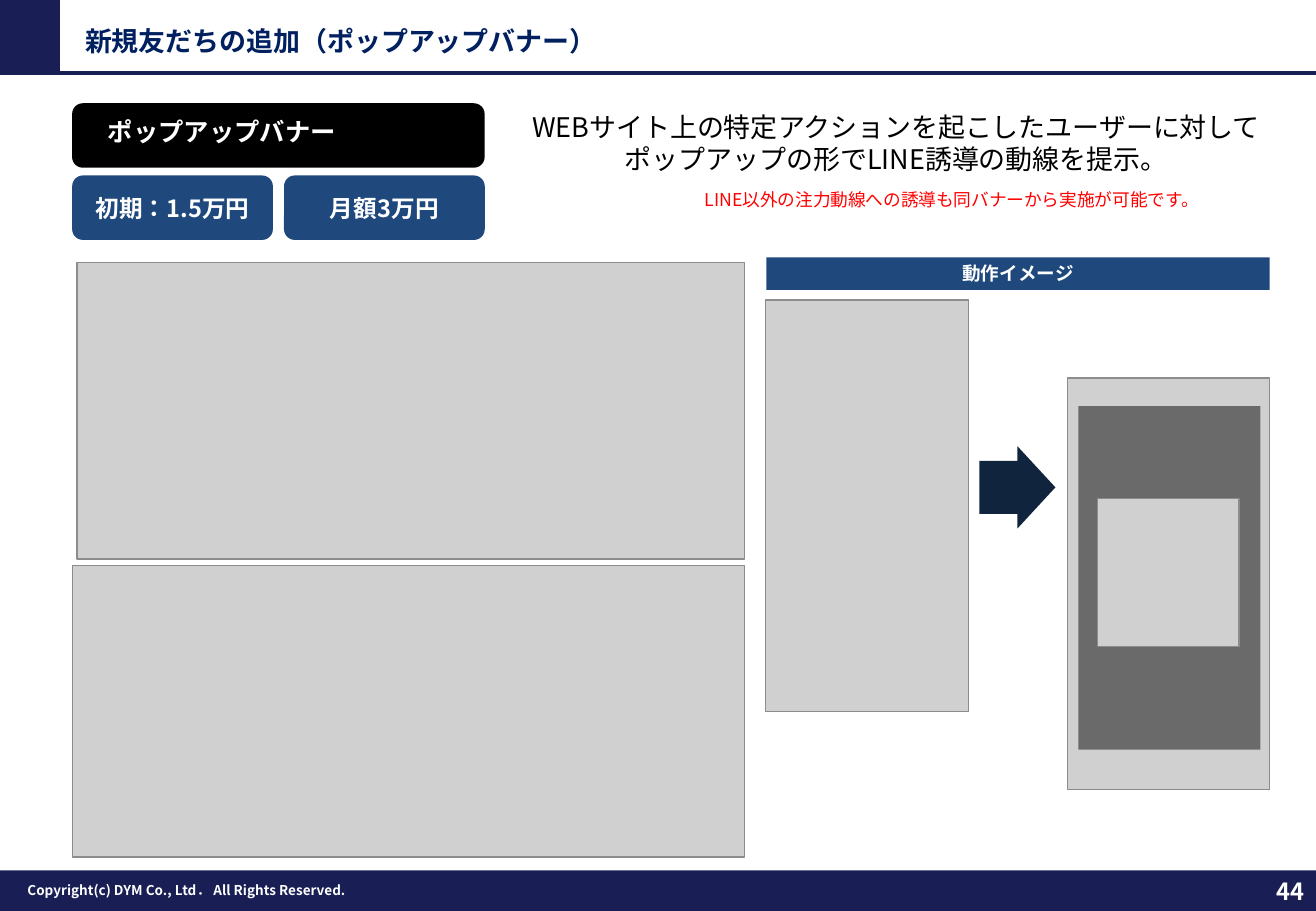
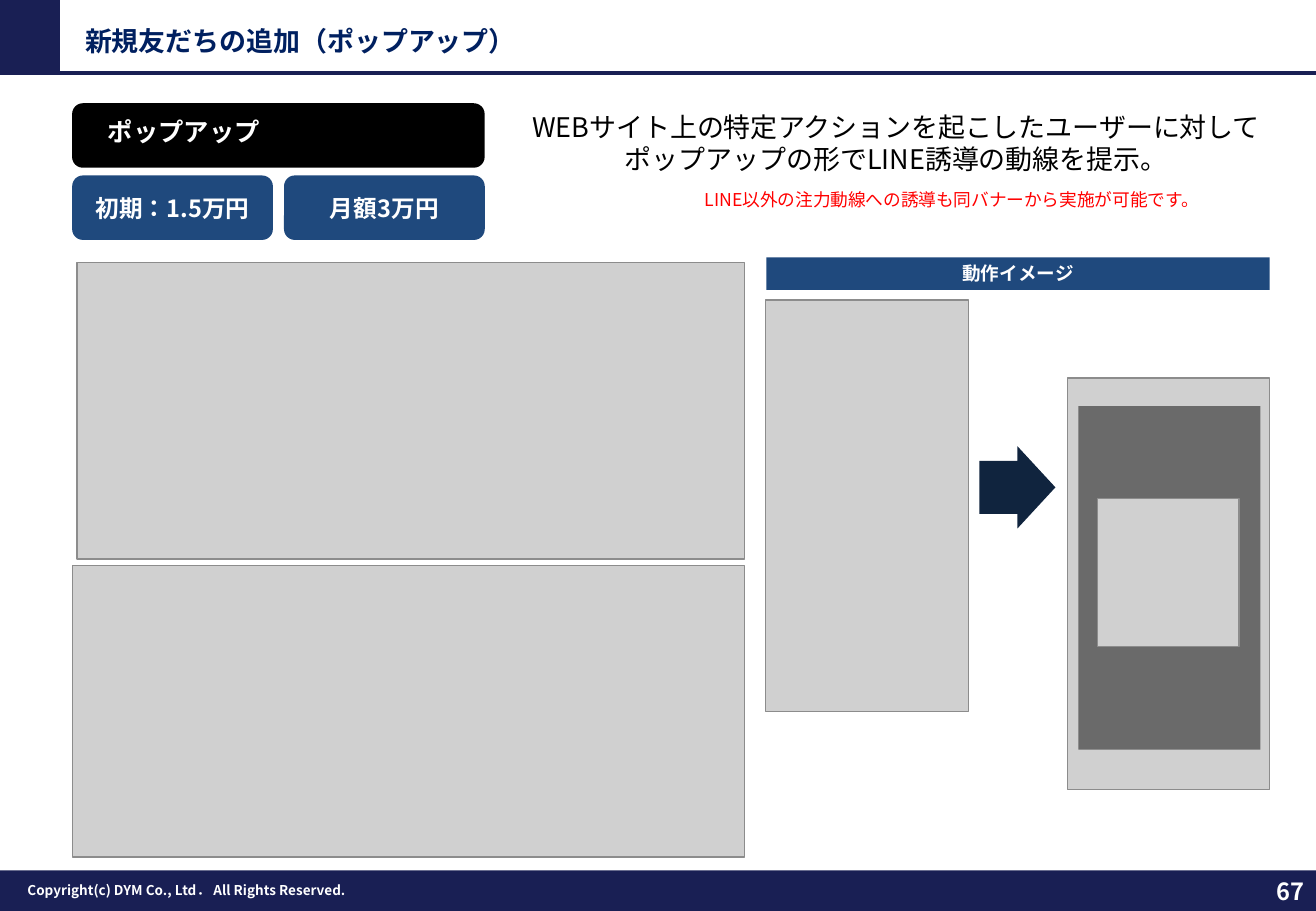
Before and after one commit to tonomura-r-dev/folder, a slide deck: slide 67 of 教育（塾）業界_LINE公式アカウント運用のご提案_新FMT版.pptx (slide 44 before the commit). Drawn at 1316x911 pixels with LibreOffice and Linux fonts; fonts in the diff are those of the drawing; grey boxes stand for pictures; background and template pictures are left out. Boxes give left, top, right and bottom in pixels: in the first picture for what was removed or moved away, otherwise in the second. Text is boxed around its words. In the diff, an @@ line names an element or a change of style, - is before the commit and + after.

```diff
--- a/教育（塾）業界_LINE公式アカウント運用のご提案_新FMT版.pptx
+++ b/教育（塾）業界_LINE公式アカウント運用のご提案_新FMT版.pptx
@@ text at box(85, 27, 516, 54): text changed @@
-新規友だちの追加（ポップアップバナー）
+新規友だちの追加（ポップアップ）
@@ text at box(108, 119, 260, 144): text changed @@
-ポップアップバナー
+ポップアップ
@@ page number at box(1276, 882, 1304, 901): text changed @@
-44
+67
```
Also in this commit, not shown: 35 other slides changed, 20 slides added, 4 slides removed, 4 other files.
